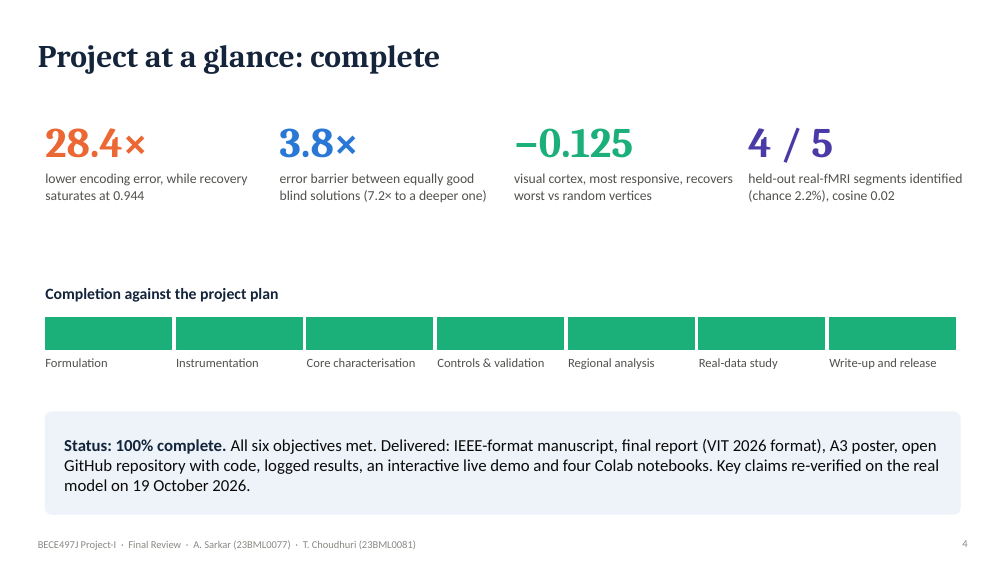
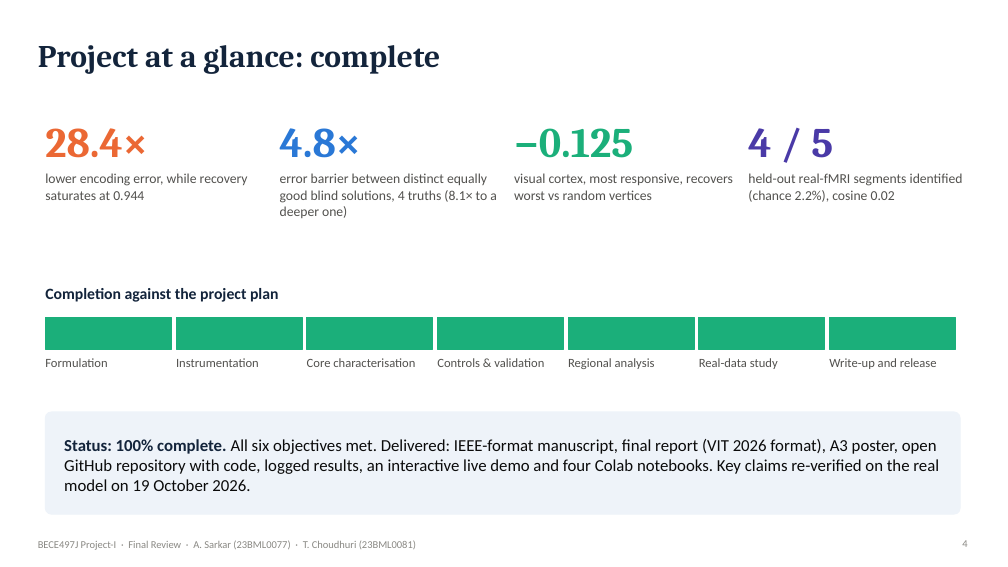
Before and after one commit to Ivxn404/semantic-decoding-tribe-inversion, a slide deck: slide 4 of deck/Final_Sarkar_Choudhuri.pptx. Drawn at 1008x567 pixels with LibreOffice and Linux fonts; fonts in the diff are those of the drawing. Boxes give left, top, right and bottom in pixels: in the first picture for what was removed or moved away, otherwise in the second. Text is boxed around its words. In the diff, an @@ line names an element or a change of style, - is before the commit and + after.

Commit message:
Barrier and sensitivity tests on four ground truths: update results, figures, report, poster, deck, demo, docs

```diff
--- a/deck/Final_Sarkar_Choudhuri.pptx
+++ b/deck/Final_Sarkar_Choudhuri.pptx
@@ text at (280, 128, 361, 158): text changed @@
-3.8×
+4.8×
@@ text at (280, 173, 497, 218): text changed @@
-error barrier between equally good blind solutions (7.2× to a deeper one)
+error barrier between distinct equally good blind solutions, 4 truths (8.1× to a deeper one)
```
Also in this commit, not shown: 12 other slides changed, 18 other files.
